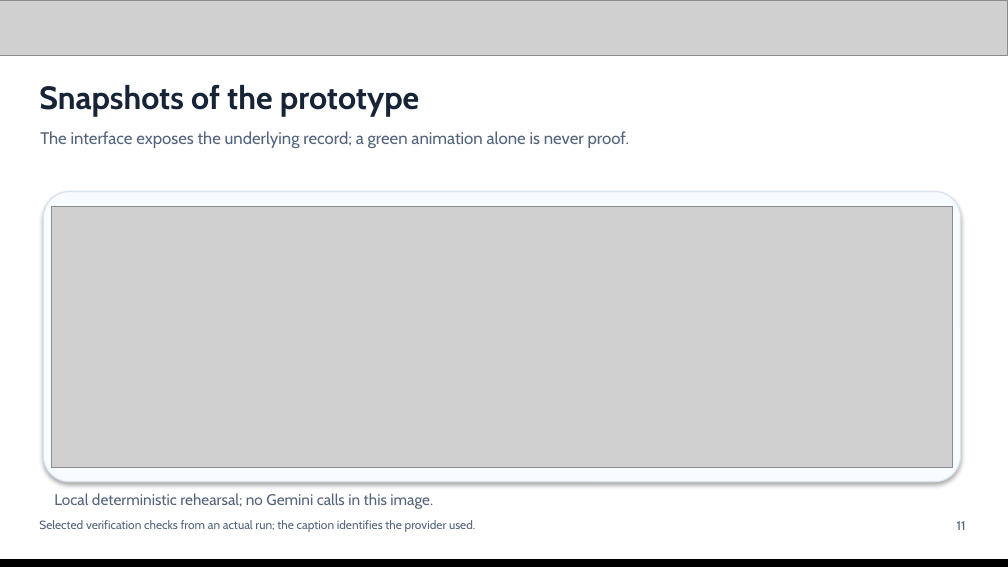
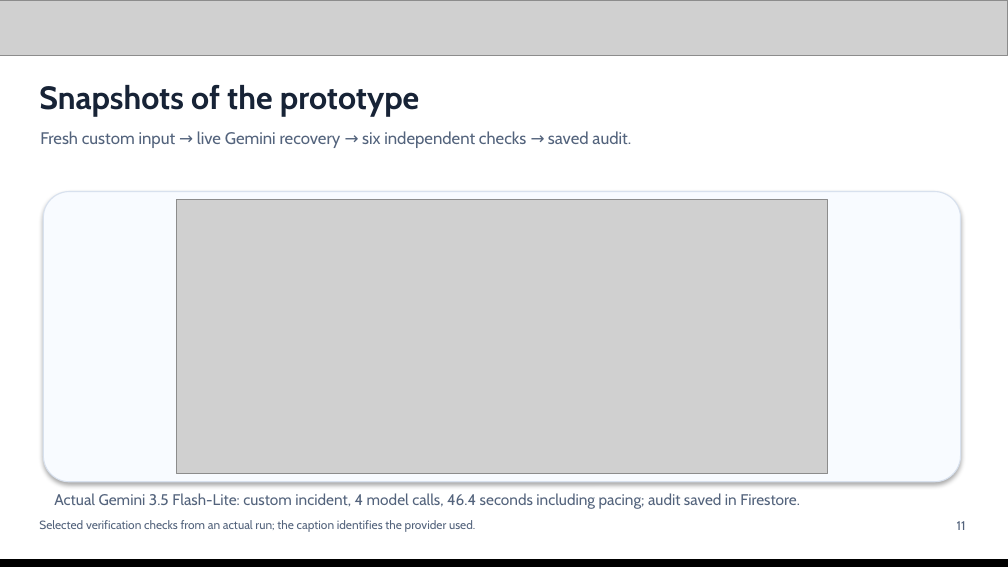
Before and after one commit to abhi14dodiya/workflow-rescue-sustainx, a slide deck: slide 11 of docs/Workflow-Rescue-Official-Pitch.pptx. Drawn at 1008x567 pixels with LibreOffice and Linux fonts; fonts in the diff are those of the drawing; grey boxes stand for pictures. Boxes give left, top, right and bottom in pixels: in the first picture for what was removed or moved away, otherwise in the second. Text is boxed around its words. In the diff, an @@ line names an element or a change of style, - is before the commit and + after.

Commit message:
Publish final submission materials and verified Gemini evidence

```diff
--- a/docs/Workflow-Rescue-Official-Pitch.pptx
+++ b/docs/Workflow-Rescue-Official-Pitch.pptx
@@ text at box(40, 131, 631, 148): text changed @@
-The interface exposes the underlying record; a green animation alone is never proof.
+Fresh custom input → live Gemini recovery → six independent checks → saved audit.
@@ picture: place and size @@
-picture at box(51, 207, 953, 468)
+picture at box(176, 200, 829, 474)
@@ text at box(54, 493, 800, 509): text changed @@
-Local deterministic rehearsal; no Gemini calls in this image.
+Actual Gemini 3.5 Flash-Lite: custom incident, 4 model calls, 46.4 seconds including pacing; audit saved in Firestore.
```
Also in this commit, not shown: 6 other slides changed, 20 other files.
